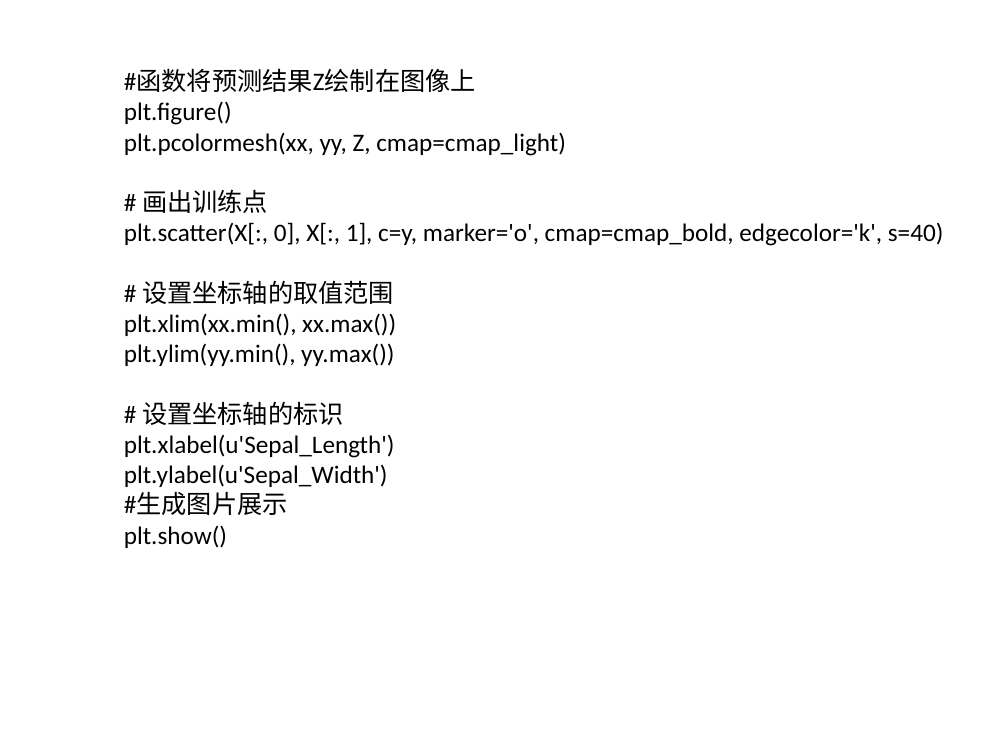
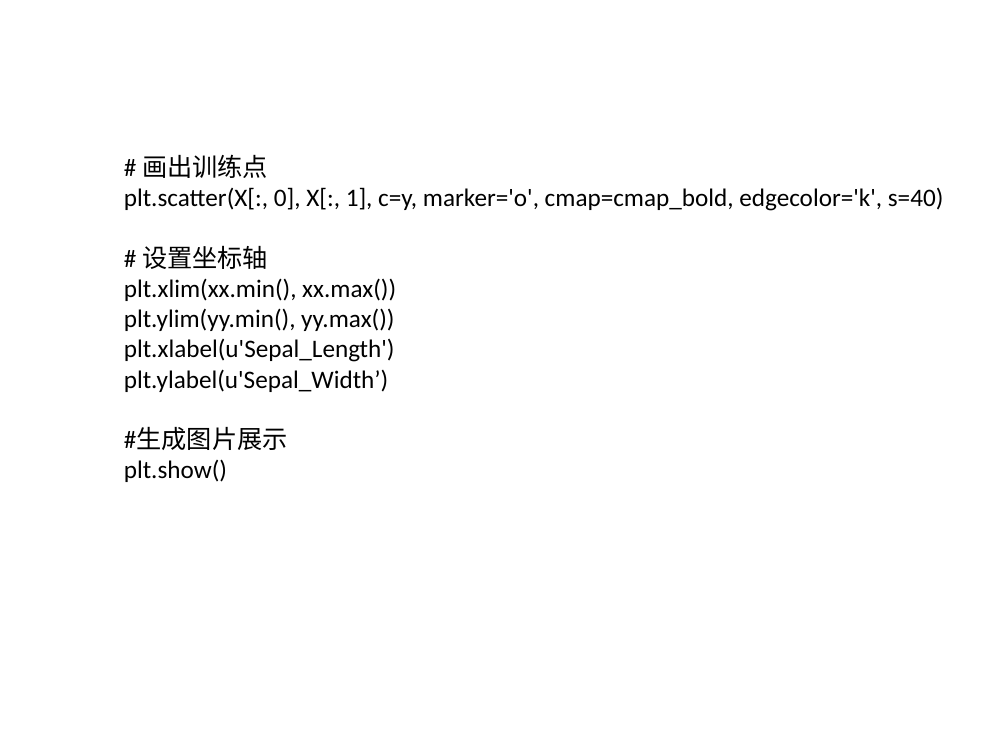
Before and after one commit to BattalionCommander/Python, a slide deck: slide 10 of cls_23聚类算法.pptx. Drawn at 1008x756 pixels with LibreOffice and Linux fonts; fonts in the diff are those of the drawing; background and template pictures are left out. Boxes give left, top, right and bottom in pixels: in the first picture for what was removed or moved away, otherwise in the second. Text is boxed around its words. In the diff, an @@ line names an element or a change of style, - is before the commit and + after.

```diff
--- a/cls_23聚类算法.pptx
+++ b/cls_23聚类算法.pptx
@@ text at (x1=124, y1=70, x2=566, y2=156): paragraphs removed @@
-#函数将预测结果Z绘制在图像上
-plt.figure()
-plt.pcolormesh(xx, yy, Z, cmap=cmap_light)
@@ text "# 画出训练点" moved from (x1=124, y1=70, x2=944, y2=548) to (x1=124, y1=154, x2=944, y2=482) @@
@@ text at (x1=142, y1=245, x2=268, y2=269): text changed @@
-# 设置坐标轴的取值范围
+# 设置坐标轴
@@ text at (x1=124, y1=369, x2=388, y2=392): text changed @@
-plt.ylabel(u'Sepal_Width')
+plt.ylabel(u'Sepal_Width’)
@@ text at (x1=142, y1=401, x2=344, y2=425): paragraph removed @@
-# 设置坐标轴的标识
```
Also in this commit, not shown: 8 other slides changed, 5 slides added, 3 slides removed, 6 other files.
